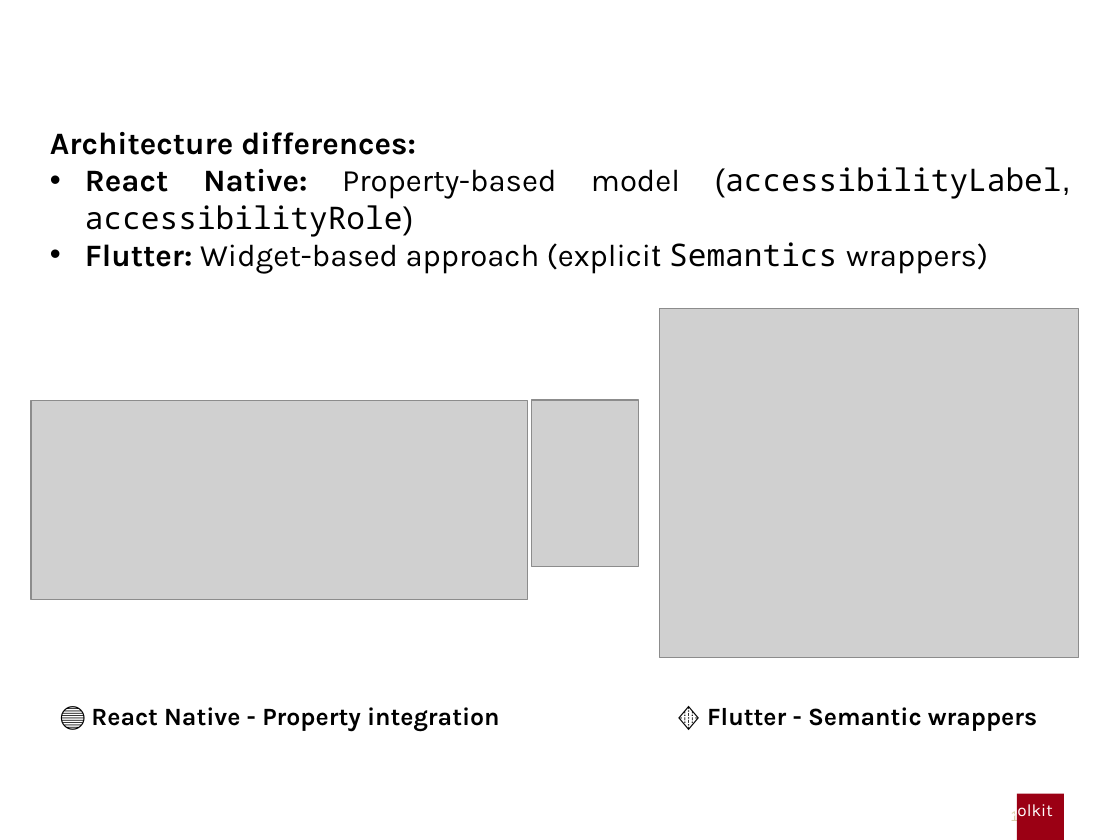
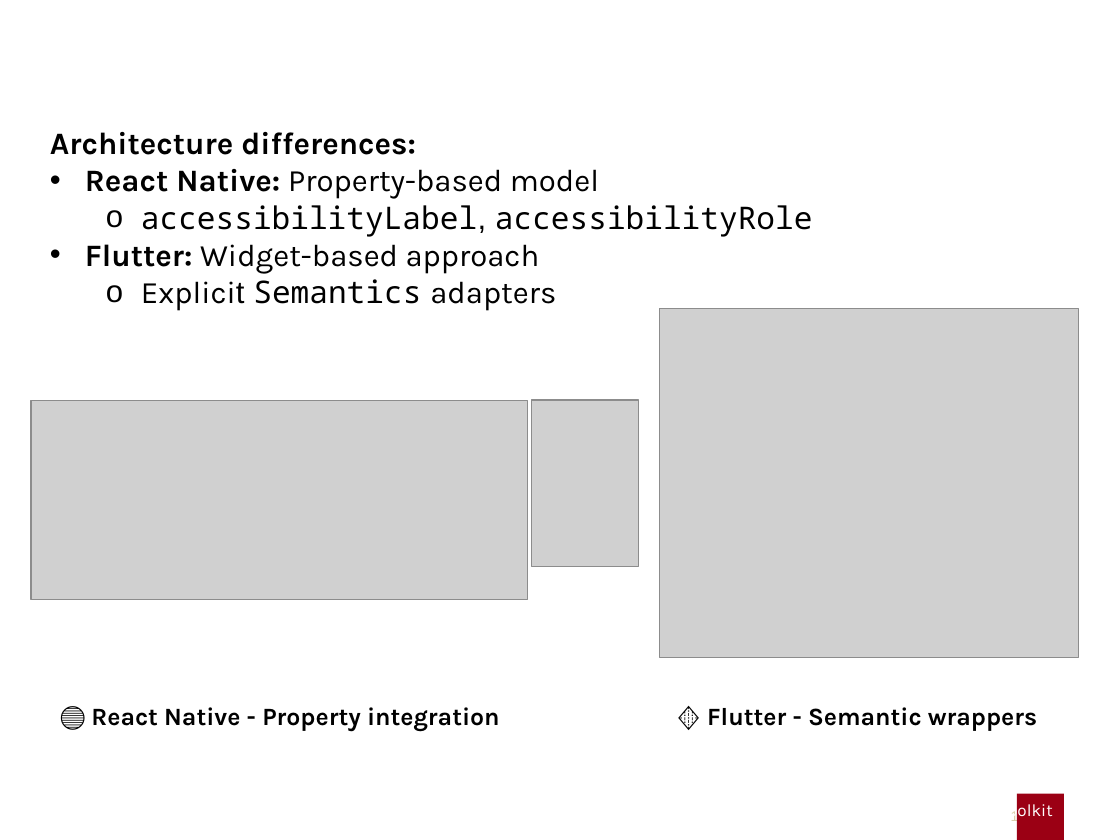
Before and after one commit to gabrielrovesti/Master-Thesis-UniPD, a slide deck: slide 13 of Thesis Presentation/Presentation Gabriel Rovesti.pptx. Drawn at 1120x840 pixels with LibreOffice and Linux fonts; fonts in the diff are those of the drawing; grey boxes stand for pictures; background and template pictures are left out. Boxes give left, top, right and bottom in pixels: in the first picture for what was removed or moved away, otherwise in the second. Text is boxed around its words. In the diff, an @@ line names an element or a change of style, - is before the commit and + after.

```diff
--- a/Thesis Presentation/Presentation Gabriel Rovesti.pptx
+++ b/Thesis Presentation/Presentation Gabriel Rovesti.pptx
@@ text at <box>85,169,813,311</box>: text changed @@
-• React Native: Property-based model (accessibilityLabel, accessibilityRole)
-• Flutter: Widget-based approach (explicit Semantics wrappers)
+• React Native: Property-based model
+  o accessibilityLabel, accessibilityRole
+• Flutter: Widget-based approach
+  o Explicit Semantics adapters
```
Also in this commit, not shown: 6 other slides changed, 3 other files.
